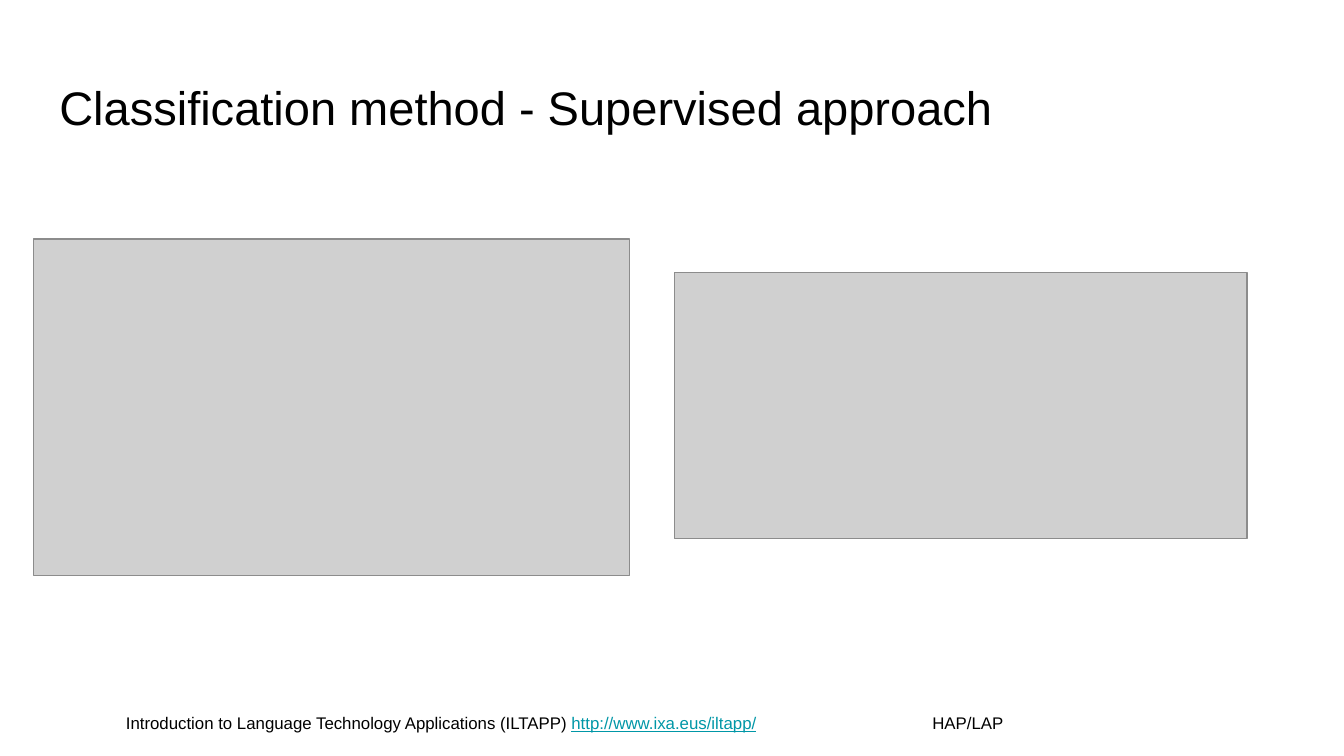
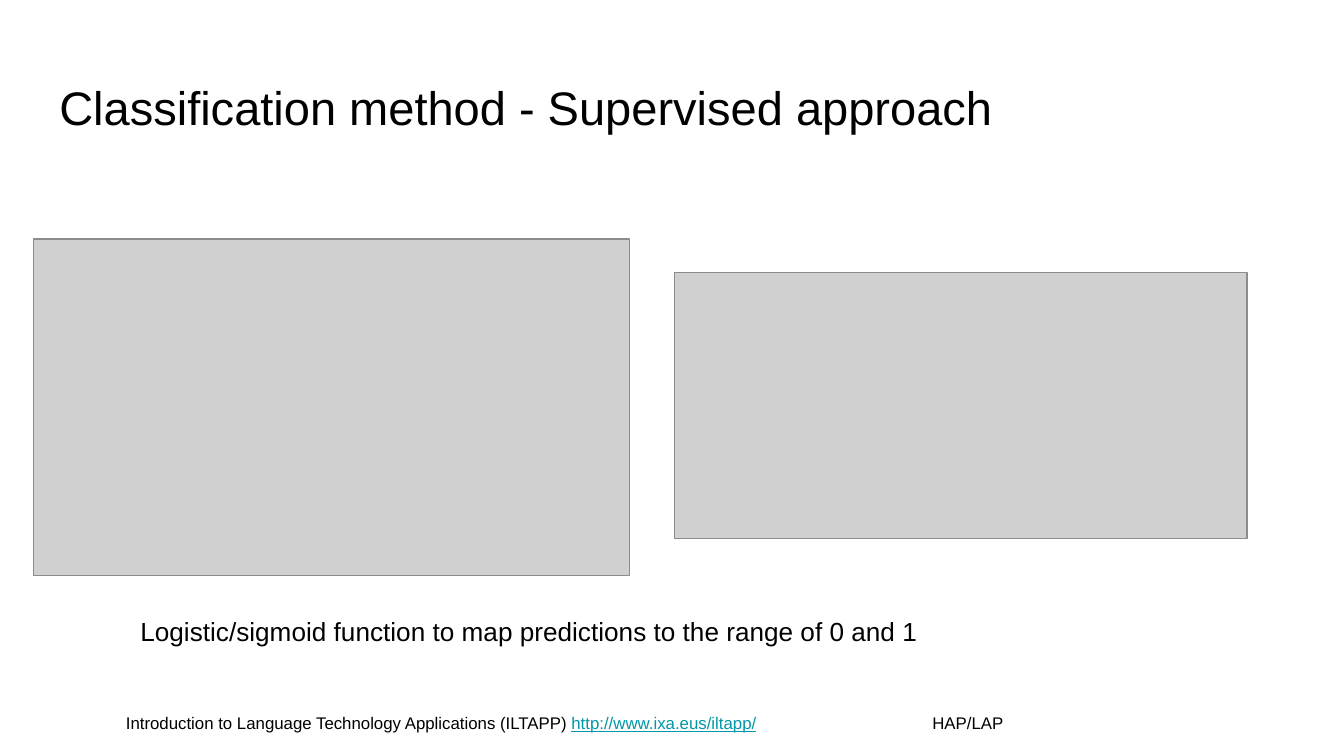
Before and after one commit to juletx/nlp-applications, a slide deck: slide 17 of slides/02-text-classification.pptx (slide 12 before the commit). Drawn at 1344x756 pixels with LibreOffice and Linux fonts; fonts in the diff are those of the drawing; grey boxes stand for pictures; background and template pictures are left out. Boxes give left, top, right and bottom in pixels: in the first picture for what was removed or moved away, otherwise in the second. Text is boxed around its words. In the diff, an @@ line names an element or a change of style, - is before the commit and + after.

```diff
--- a/slides/02-text-classification.pptx
+++ b/slides/02-text-classification.pptx
@@ text added at [140, 622, 917, 647], 14 pt, text #000000 @@
+Logistic/sigmoid function to map predictions to the range of 0 and 1
```
Also in this commit, not shown: 8 slides added, 1 other file.
